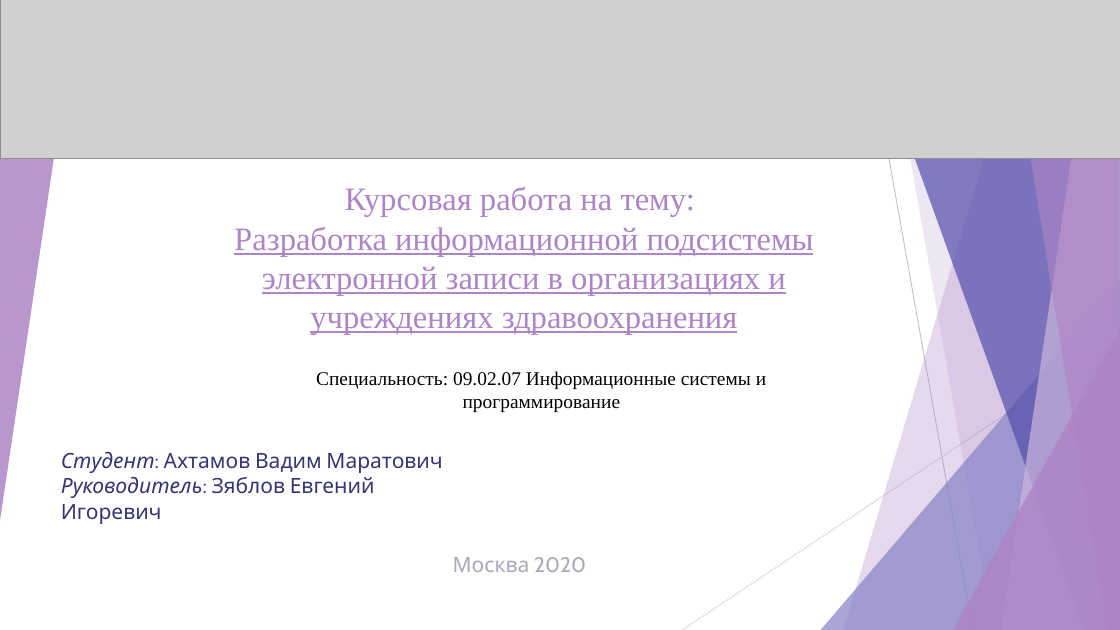
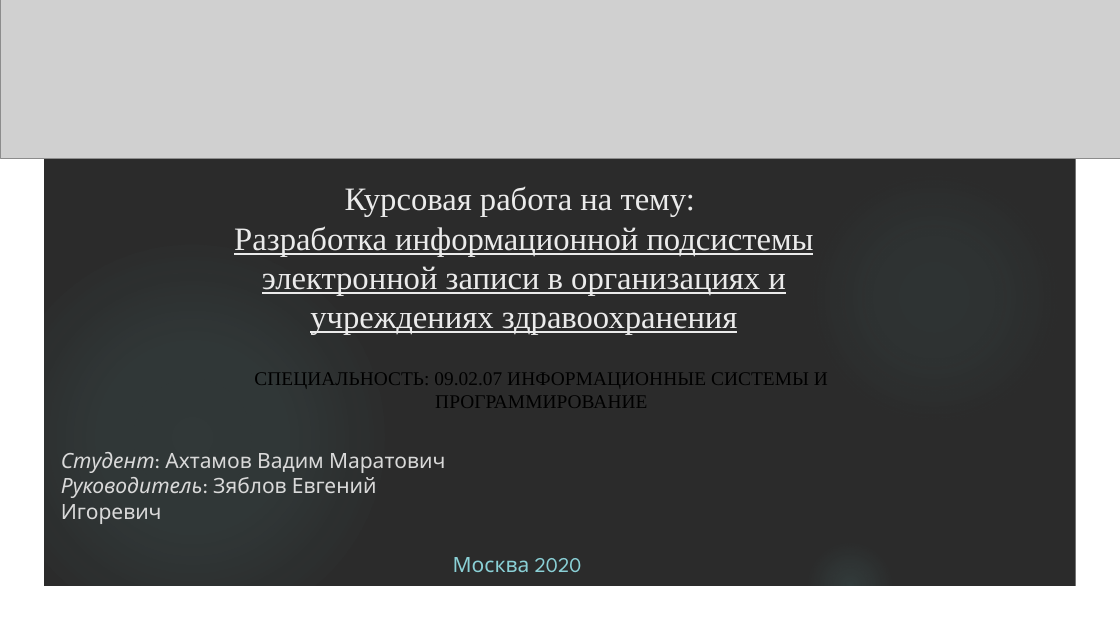
Before and after one commit to nefir2/kur, a slide deck: slide 1 of well, this is mine/presentation/remake to mine presentation/presentation.pptx. Drawn at 1120x630 pixels with LibreOffice and Linux fonts; fonts in the diff are those of the drawing; grey boxes stand for pictures; background and template pictures are left out; a plain dark background stands for a picture behind light text. Boxes give left, top, right and bottom in pixels: in the first picture for what was removed or moved away, otherwise in the second. Text is boxed around its words. In the diff, an @@ line names an element or a change of style, - is before the commit and + after.

```diff
--- a/well, this is mine/presentation/remake to mine presentation/presentation.pptx
+++ b/well, this is mine/presentation/remake to mine presentation/presentation.pptx
@@ background #FFFFFF to picture (left out) @@
@@ group removed at (0, 0, 1120, 630): 5 freeform shapes, 3 triangles, 2 lines @@
@@ group added at (0, 0, 1120, 630): 3 ellipses, 1 freeform shape @@
@@ title "Курсовая работа на тему: Разработка ..." at (234, 186, 814, 334): text colour #AD84C6 to #EBEBEB @@
@@ subtitle at (254, 373, 828, 408): text changed @@
-Специальность: 09.02.07 Информационные системы и программирование
+СПЕЦИАЛЬНОСТЬ: 09.02.07 ИНФОРМАЦИОННЫЕ СИСТЕМЫ И ПРОГРАММИРОВАНИЕ
@@ text "Студент: Ахтамов Вадим Маратович" at (61, 452, 445, 524): font Cabin to League Spartan, text colour #373472 to #D9D9D9 @@
@@ text "Москва 2020" at (453, 557, 582, 572): font Cabin to League Spartan, text colour #AAA7BC to #8AD0D6 @@
```
Also in this commit, not shown: 13 other slides changed, 1 other file.
